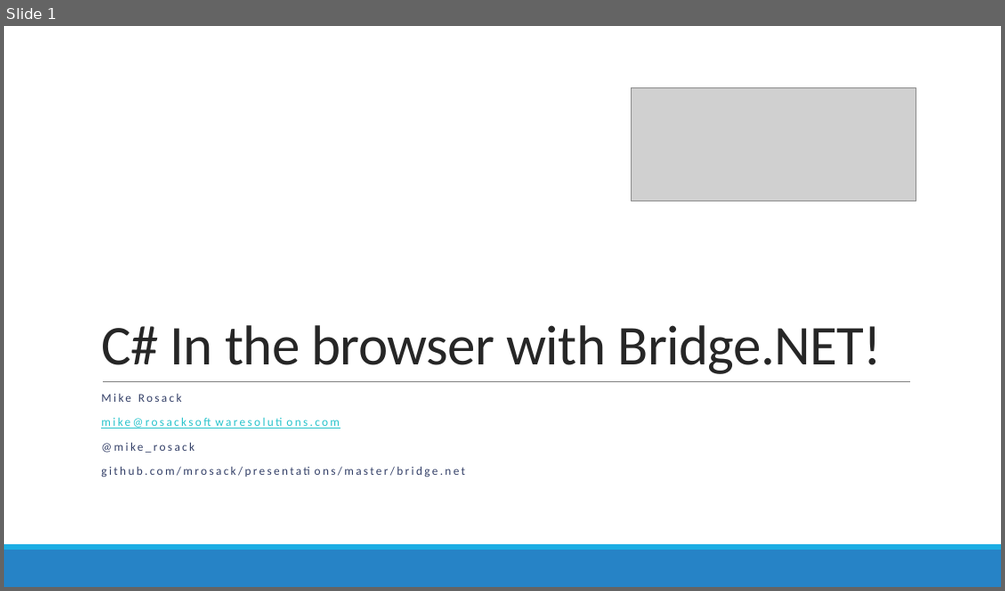
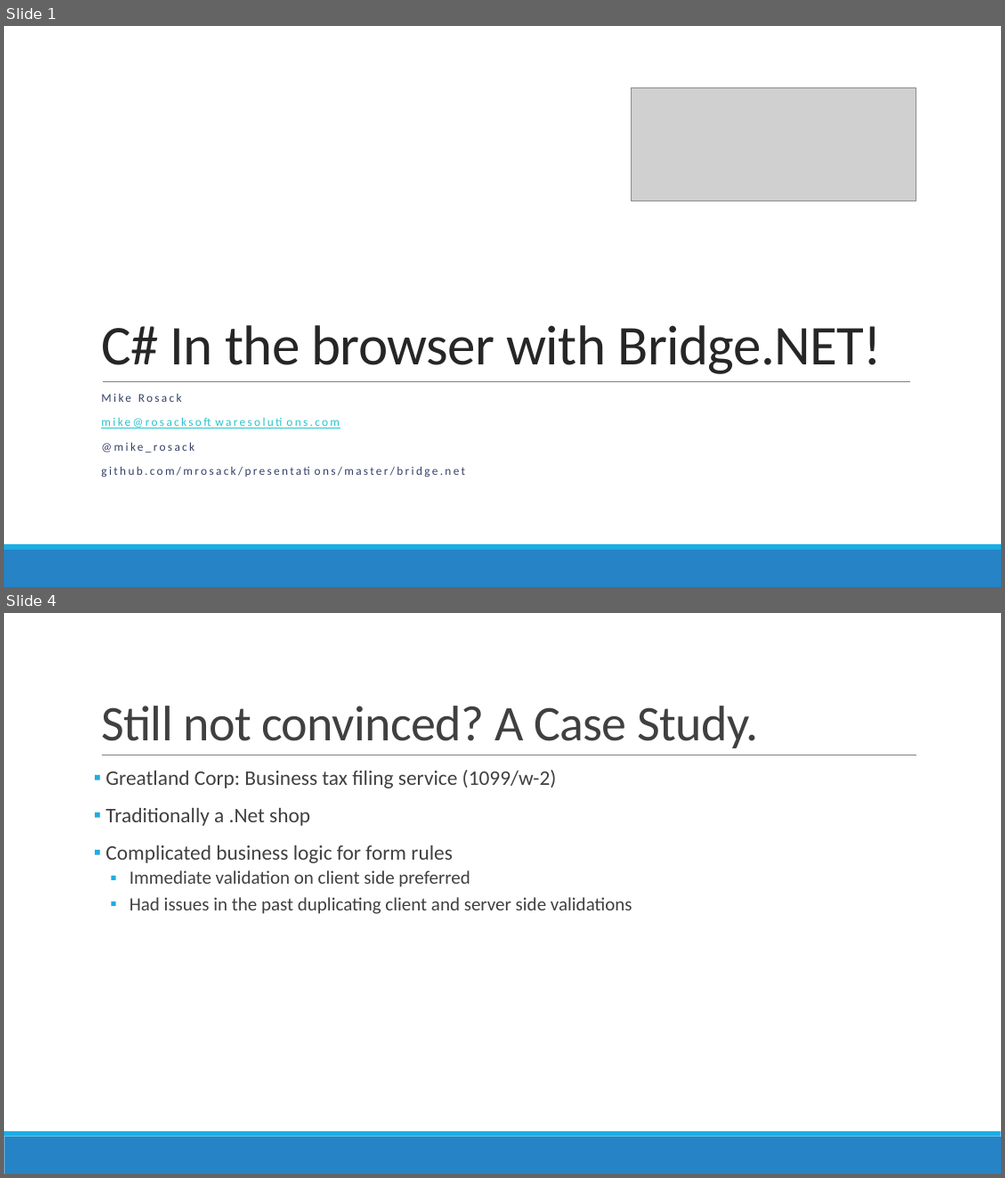
Before and after one commit to mrosack/presentations, a slide deck: bridge.net/bridge-net.pptx. Shown one above the other, each under a label of ours: slide 1 before the commit, slides 1 and 4 after it; the slides between them are not shown. The pictures are 1005x591 and 1005x1178 pixels, drawn with LibreOffice and Linux fonts; fonts in the diff are those of the drawing; grey boxes stand for pictures. Boxes give left, top, right and bottom in pixels: in the first picture for what was removed or moved away, otherwise in the second. Text is boxed around its words. In the diff, an @@ line names an element or a change of style, - is before the commit and + after.

```diff
--- a/bridge.net/bridge-net.pptx
+++ b/bridge.net/bridge-net.pptx
@@ slide 4 added at bbox=[4, 613, 1001, 1174], background #FFFFFF; not listed: 2 template elements that a slide beside it also shows @@
@@ title added at bbox=[101, 706, 758, 748], 48 pt, text #404040 @@
+Still not convinced? A Case Study.
@@ line added from (102, 755) to (917, 755), #808080 0.5 pt @@
@@ text added at bbox=[105, 770, 632, 914], 20 pt, text #404040 @@
+▪ Greatland Corp: Business tax filing service (1099/w-2)
+▪ Traditionally a .Net shop
+▪ Complicated business logic for form rules
+  ▪ Immediate validation on client side preferred
+  ▪ Had issues in the past duplicating client and server side validations
```
Also in this commit, not shown: 11 other slides added, 1 slide removed.
